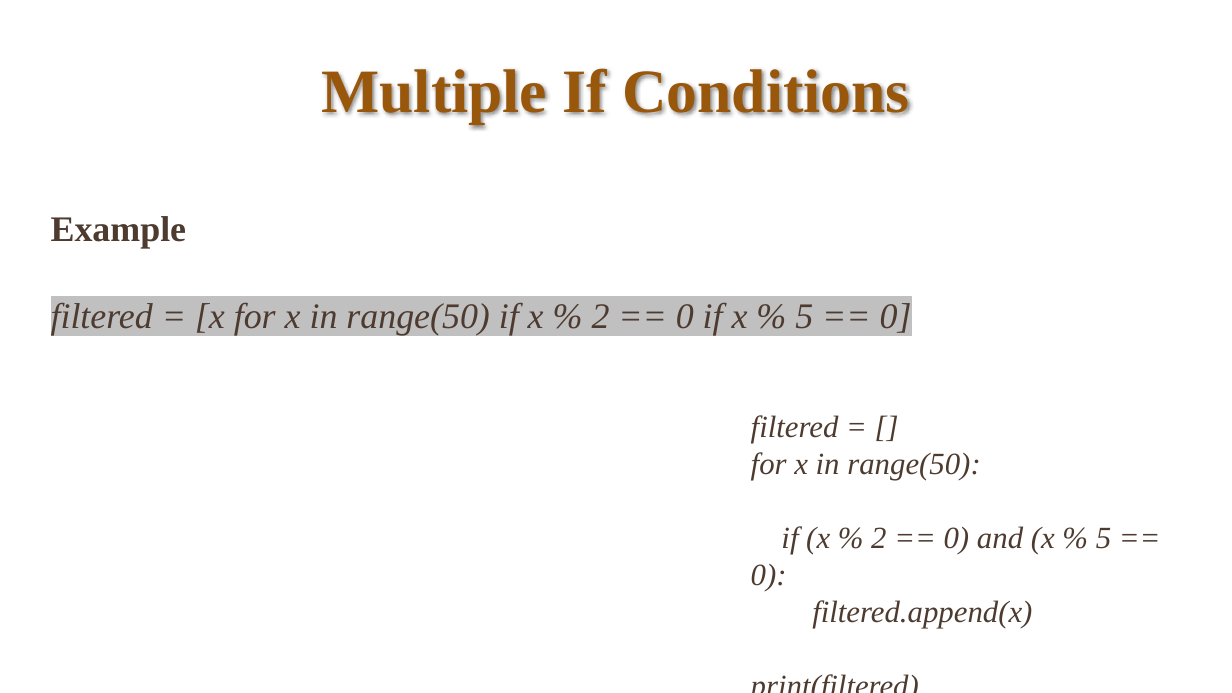
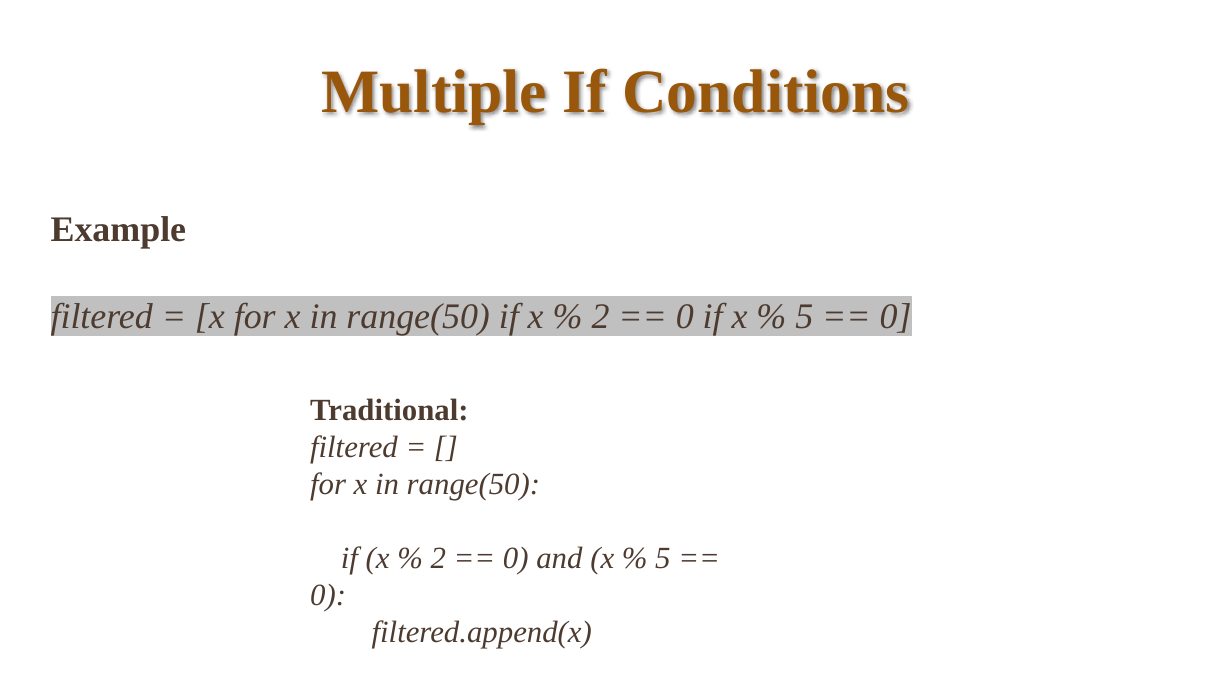
Before and after one commit to bahadurCorvit/Advance_Python, a slide deck: slide 8 of lectures/Lec12.pptx. Drawn at 1232x693 pixels with LibreOffice and Linux fonts; fonts in the diff are those of the drawing. Boxes give left, top, right and bottom in pixels: in the first picture for what was removed or moved away, otherwise in the second. Text is boxed around its words. In the diff, an @@ line names an element or a change of style, - is before the commit and + after.

```diff
--- a/lectures/Lec12.pptx
+++ b/lectures/Lec12.pptx
@@ text "Traditional:" moved from (x1=751, y1=415, x2=1111, y2=628) to (x1=310, y1=398, x2=670, y2=648) @@
@@ text at (x1=310, y1=398, x2=469, y2=421): paragraph added @@
+Traditional:
```
Also in this commit, not shown: 6 other slides changed, 1 other file.
